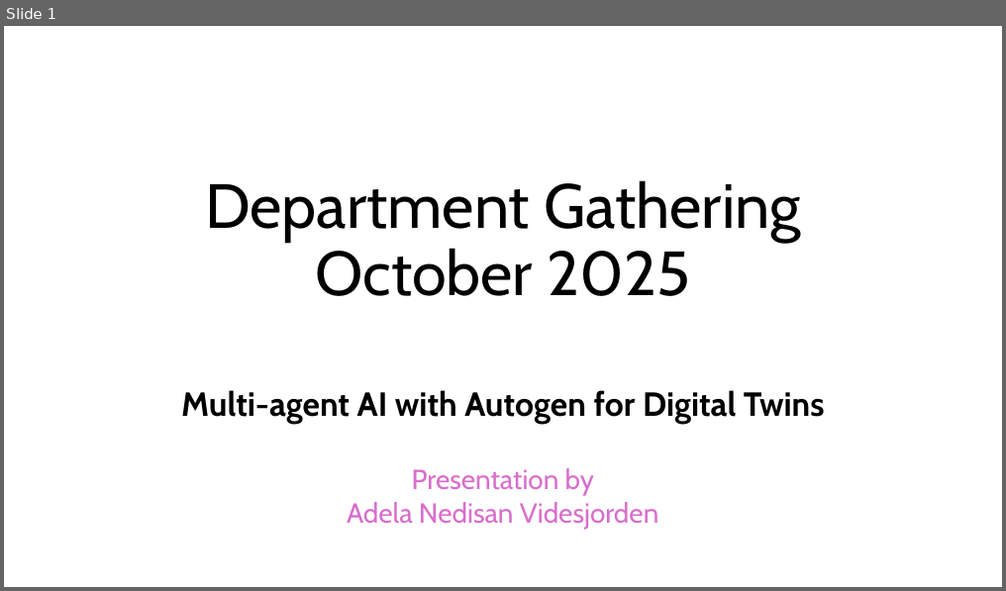
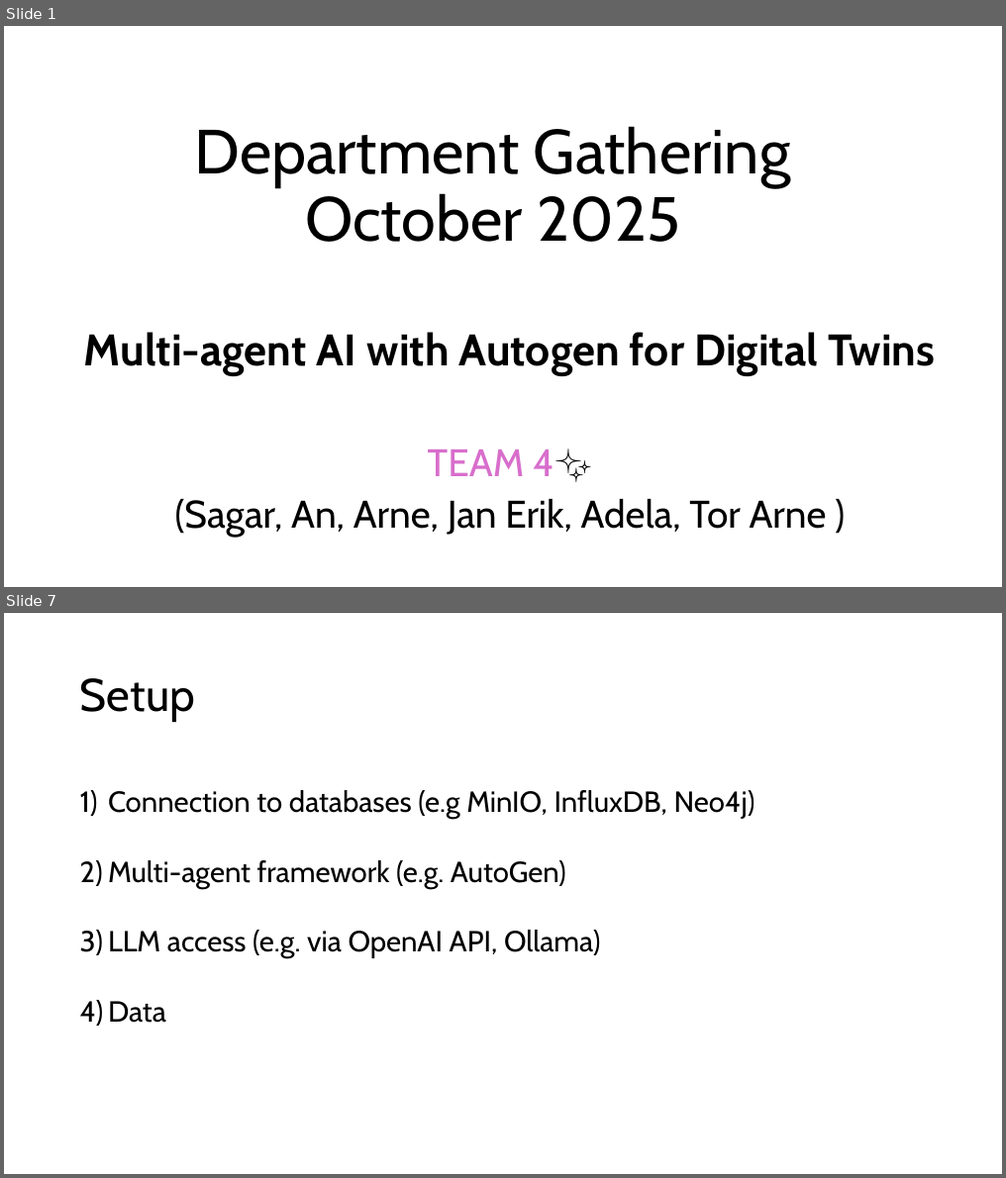
Before and after one commit to adelanv/DepartmentGathering-2025, a slide deck: Multi-agent4DT.pptx. Shown one above the other, each under a label of ours: slide 1 before the commit, slides 1 and 7 after it; the slides between them are not shown. The pictures are 1006x591 and 1006x1178 pixels, drawn with LibreOffice and Linux fonts; fonts in the diff are those of the drawing. Boxes give left, top, right and bottom in pixels: in the first picture for what was removed or moved away, otherwise in the second. Text is boxed around its words. In the diff, an @@ line names an element or a change of style, - is before the commit and + after.

```diff
--- a/Multi-agent4DT.pptx
+++ b/Multi-agent4DT.pptx
@@ slide 7 added at box(4, 613, 1002, 1174), background #FFFFFF @@
@@ title added at box(80, 678, 195, 722), 44 pt, text #000000 @@
+Setup
@@ text added at box(108, 790, 755, 1023), 28 pt, text #000000 @@
+1) Connection to databases (e.g MinIO, InfluxDB, Neo4j)
+2) Multi-agent framework (e.g. AutoGen)
+3) LLM access (e.g. via OpenAI API, Ollama)
+4) Data
@@ slide 1 changed as well @@
@@ title "Department Gathering October 2025": place and size @@
-title "Department Gathering October 2025" at box(205, 180, 801, 296)
+title "Department Gathering October 2025" at box(195, 126, 791, 242)
@@ subtitle "Multi-agent AI with Autogen for ...": place and size @@
-subtitle "Multi-agent AI with Autogen for ..." at box(181, 390, 825, 530)
+subtitle "Multi-agent AI with Autogen for ..." at box(84, 332, 935, 537)
@@ subtitle at box(84, 332, 935, 375): size 32.2 to 42.5 pt in "Multi-agent AI with Autogen for Digital Twins"; line spacing 0.7 to 0.9 @@
@@ subtitle at box(175, 449, 827, 537): text changed; size 26.6 to 37 pt; text colour #D86ECC to #000000 @@
-Presentation by
-Adela Nedisan Videsjorden
+TEAM 4✨
+(Sagar, An, Arne, Jan Erik, Adela, Tor Arne )
```
Also in this commit, not shown: 1 other slide changed, 10 other slides added, 1 slide removed, 1 other file.
